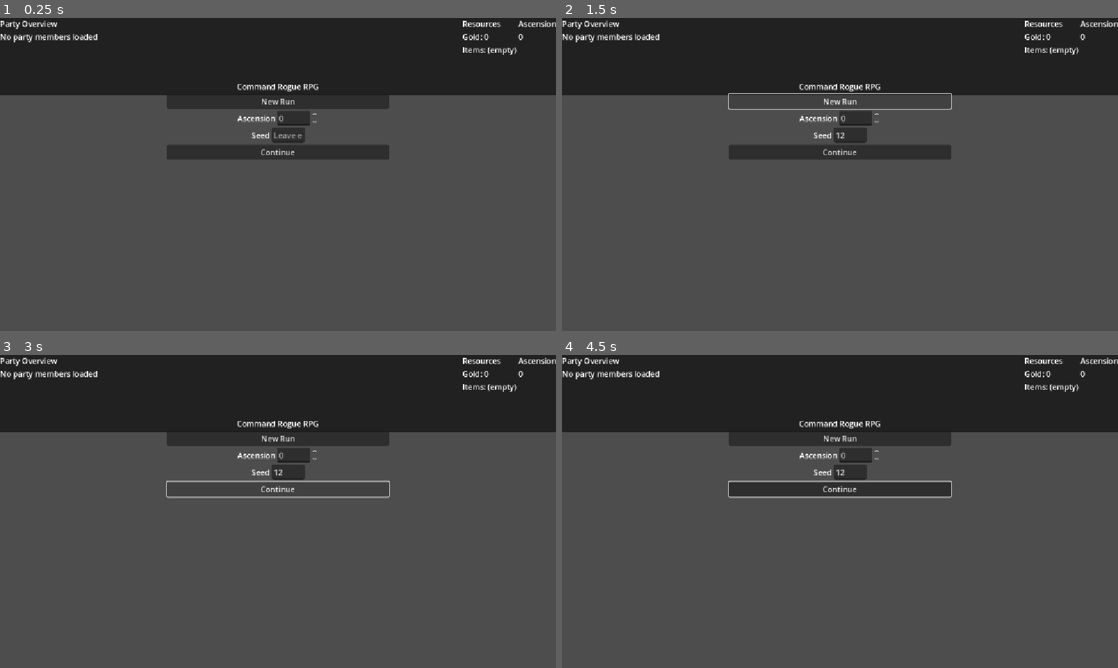
Above: before the commit, frames 1-4 (two rows, left to right).
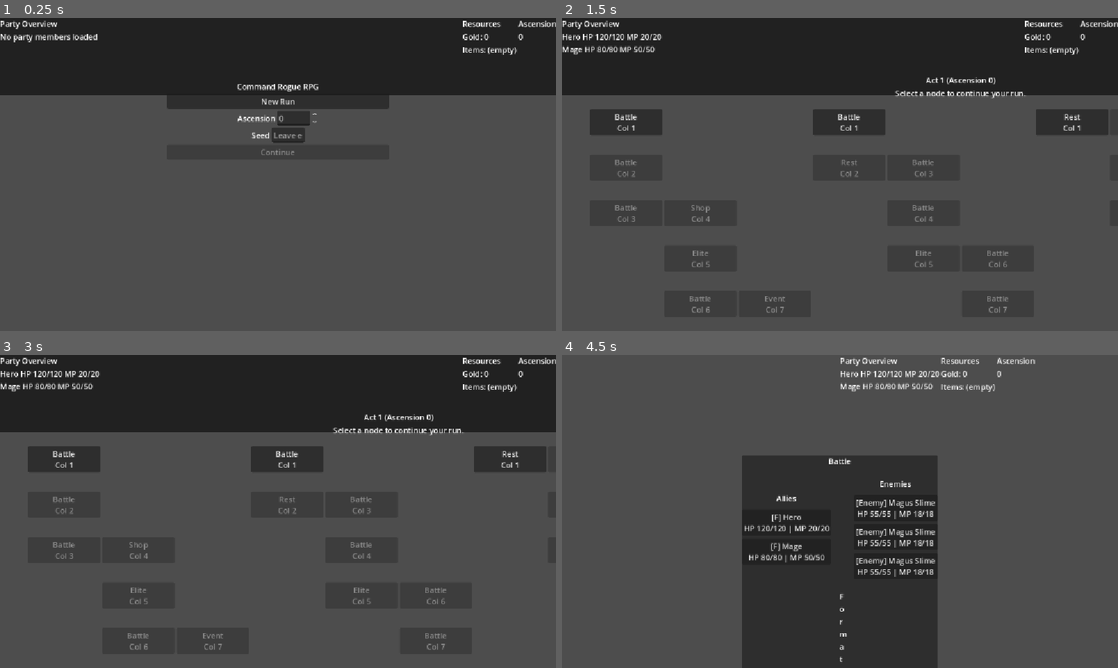
Above: after the commit, the same moments.

Repository: atmlhv/GodotTest
Game: Godot game, scene res://scenes/Title.tscn
Two runs of this game, one before a commit and one after it. Both use one fixed random seed, a clock stepped at 60 frames per second and the inputs below.
Inputs (mouse positions are in pixels of both pictures, inside the frame that each line leads up to):
- Up to frame 1 (0.25 s): no input
- Up to frame 2 (1.5 s): click (851, 133) at 0.52 s; type "12" at 0.6 s; click "New Run" at 1.25 s
- Up to frame 3 (3 s): click (278, 439) at 2 s, where only the run before the commit has a clickable "New Run"; click (278, 489) at 2.75 s, where only the run before the commit has a clickable "Continue"
- Up to frame 4 (4.5 s): click (840, 489) at 3.5 s, where only the run before the commit has a clickable "Continue"; click (628, 458) at 4.25 s, where only the run after the commit has a clickable "Battle Col 1"

The runs differ from the first frame. In frame 1, less than 0.1% of the frame differs, in the area x 47-53%, y 42-44%; in frame 2, 6.1%; in frame 3, 6.8%; in frame 4, 48%, in the area x 0-100%, y 0-100%.
Error before the commit: Parse Error: Used space character for indentation instead of tab as used before in the file. (res://singletons/Game.gd:182)

Commit message:
Replace ternary syntax in combat and update memo

Diff:
--- a/scenes/Combat.gd
+++ b/scenes/Combat.gd
@@ -729,16 +729,16 @@
     match target_mode:
         "ally_single":
             var pool: Array[BattleEntity] = _battle.get_live_enemies() if not enemy.is_enemy else _battle.get_live_allies()
-            return pool.is_empty() ? [] : [pool[0]]
+            return [] if pool.is_empty() else [pool[0]]
         "enemy_all":
-            return enemy.is_enemy ? _battle.get_live_allies() : _battle.get_live_enemies()
+            return _battle.get_live_allies() if enemy.is_enemy else _battle.get_live_enemies()
         "ally_all":
-            return enemy.is_enemy ? _battle.get_live_enemies() : _battle.get_live_allies()
+            return _battle.get_live_enemies() if enemy.is_enemy else _battle.get_live_allies()
         _:
-            var opponents: Array[BattleEntity] = enemy.is_enemy ? _battle.get_live_allies() : _battle.get_live_enemies()
+            var opponents: Array[BattleEntity] = _battle.get_live_allies() if enemy.is_enemy else _battle.get_live_enemies()
             if opponents.is_empty():
                 return []
-            var frontline: Array[BattleEntity] = enemy.is_enemy ? _battle.get_live_frontline_allies() : opponents
+            var frontline: Array[BattleEntity] = _battle.get_live_frontline_allies() if enemy.is_enemy else opponents
             if enemy.is_enemy and not frontline.is_empty():
                 opponents = frontline
             var choice: BattleEntity = RNG.choice(RNG_STREAM_AI, opponents)
@@ -813,12 +813,12 @@
     match command.item_effect:
         "heal_hp":
             var amount: int = int(item_data.get("value", 0))
-            var target: BattleEntity = command.targets.is_empty() ? actor : command.targets[0]
+            var target: BattleEntity = actor if command.targets.is_empty() else command.targets[0]
             var healed: int = target.heal_hp(amount)
             _append_log(tr("%s uses %s on %s, restoring %d HP.") % [actor.name, name, target.name, healed])
         "heal_mp":
             var amount_mp: int = int(item_data.get("value", 0))
-            var target_mp: BattleEntity = command.targets.is_empty() ? actor : command.targets[0]
+            var target_mp: BattleEntity = actor if command.targets.is_empty() else command.targets[0]
             var restored: int = target_mp.restore_mp(amount_mp)
             _append_log(tr("%s uses %s on %s, restoring %d MP.") % [actor.name, name, target_mp.name, restored])
         "escape":
--- a/singletons/Game.gd
+++ b/singletons/Game.gd
@@ -180,34 +180,34 @@
 	return true
 
 func remove_inventory_slot(slot_index: int) -> void:
-        if slot_index < 0 or slot_index >= _inventory_items.size():
-                return
-        _inventory_items.remove_at(slot_index)
-        inventory_updated.emit(get_inventory())
-        Save.autosave_debounced()
+	if slot_index < 0 or slot_index >= _inventory_items.size():
+		return
+	_inventory_items.remove_at(slot_index)
+	inventory_updated.emit(get_inventory())
+	Save.autosave_debounced()
 
 func consume_inventory_item(slot_index: int, quantity: int = 1) -> bool:
-        if slot_index < 0 or slot_index >= _inventory_items.size():
-                return false
-        if quantity <= 0:
-                return true
-        var entry: Dictionary = _inventory_items[slot_index]
-        var current_quantity: int = int(entry.get("quantity", 1))
-        if current_quantity <= 0:
-                return false
-        current_quantity -= quantity
-        if current_quantity <= 0:
-                _inventory_items.remove_at(slot_index)
-        else:
-                entry["quantity"] = current_quantity
-                _inventory_items[slot_index] = entry
-        inventory_updated.emit(get_inventory())
-        Save.autosave_debounced()
-        return true
+	if slot_index < 0 or slot_index >= _inventory_items.size():
+		return false
+	if quantity <= 0:
+		return true
+	var entry: Dictionary = _inventory_items[slot_index]
+	var current_quantity: int = int(entry.get("quantity", 1))
+	if current_quantity <= 0:
+		return false
+	current_quantity -= quantity
+	if current_quantity <= 0:
+		_inventory_items.remove_at(slot_index)
+	else:
+		entry["quantity"] = current_quantity
+		_inventory_items[slot_index] = entry
+	inventory_updated.emit(get_inventory())
+	Save.autosave_debounced()
+	return true
 
 func set_ascension_level(level: int) -> void:
-        if level == _ascension_level:
-                return
+	if level == _ascension_level:
+		return
 	_ascension_level = level
 	ascension_updated.emit(level)
 	Save.autosave_debounced()
Not shown, changed: CODING_GUIDELINES_MEMO.md
